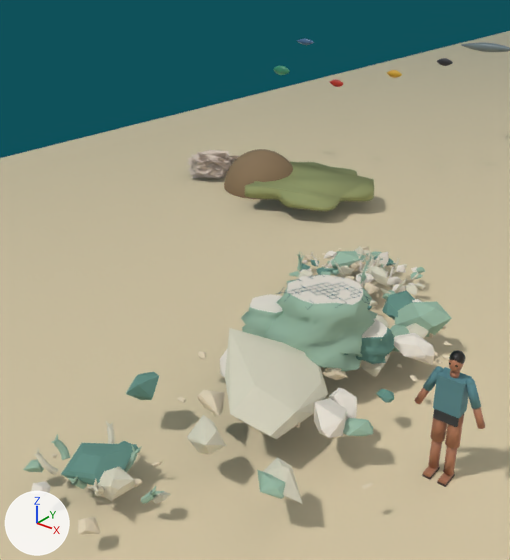
A saved change to the Blender file scenes/scene-3_shot-010_nara-rekam_v001.blend.
Both versions are drawn from a camera (50 mm lens) standing at (2.42, -6.59, 5.81) and looking at (-1.91, -1.18, 2.46). The lights are fixed; the arrows at lower left show +X, +Y and +Z. The picture after the commit comes second.
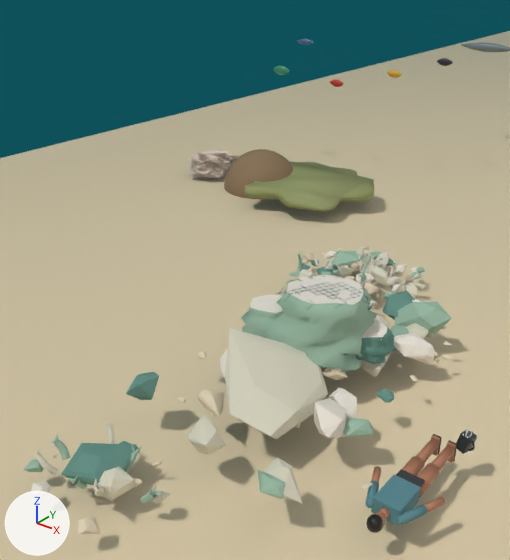
Commit message: fix(scene-3): baringkan nara dan rapikan framing shot 010

Where the change shows, as pixel boxes [x1, y1, x2, y2] in the pictures (510 x 560 px):
'CHR_nara_body', moved
    before: [433, 367, 472, 418]
    after: [371, 475, 421, 526]
'CHR_nara_thigh_L', moved
    before: [445, 415, 464, 449]
    after: [417, 463, 440, 496]
'CHR_nara_thigh_R', moved
    before: [430, 418, 447, 442]
    after: [402, 456, 424, 476]
'CHR_nara_upperarm_L', moved
    before: [466, 383, 481, 409]
    after: [402, 504, 427, 523]
'CHR_nara_hips', moved
    before: [433, 409, 465, 427]
    after: [396, 469, 425, 498]
'CHR_nara_shin_L', moved
    before: [443, 446, 457, 475]
    after: [432, 446, 454, 470]
'CHR_nara_shin_R', moved
    before: [428, 440, 442, 469]
    after: [416, 439, 439, 463]
'CHR_nara_hair', moved
    before: [449, 350, 465, 364]
    after: [366, 514, 383, 533]
'CHR_nara_forearm_L', moved
    before: [473, 407, 485, 429]
    after: [424, 497, 445, 512]
'CHR_nara_upperarm_R', moved
    before: [423, 369, 437, 391]
    after: [366, 481, 379, 500]
'PRP_camera_housing', moved, turned (not visible before)
    after: [456, 429, 477, 454]
'CHR_nara_forearm_R', moved
    before: [415, 387, 429, 404]
    after: [371, 466, 381, 483]
'CHR_nara_head', moved
    before: [449, 359, 464, 372]
    after: [374, 512, 386, 528]
'CHR_nara_foot_L', moved
    before: [438, 473, 454, 485]
    after: [447, 442, 456, 463]
'CHR_nara_foot_R', moved
    before: [423, 466, 439, 477]
    after: [431, 435, 440, 456]
'CHR_nara_neck', moved
    before: [450, 370, 460, 378]
    after: [379, 507, 390, 519]
'CHR_nara_shoulder_L', moved
    before: [465, 378, 475, 385]
    after: [397, 514, 406, 525]
'CHR_nara_shoulder_R', moved
    before: [434, 366, 444, 374]
    after: [365, 499, 374, 508]
'PRP_camera_handle', moved (not visible before)
    after: [468, 441, 475, 451]
'PRP_camera_strap', turned (not visible before)
    after: [463, 429, 472, 438]

The change, as a list of edits to the scene's bpy script:
```text
Change ob_chr_nara_neck:
    add ob_chr_nara_neck.parent = ob_ctl_nara_prone
Change ob_chr_nara_head:
    add ob_chr_nara_head.parent = ob_ctl_nara_prone
Change ob_chr_nara_hair:
    add ob_chr_nara_hair.parent = ob_ctl_nara_prone
Change ob_chr_nara_upperarm_l:
    add ob_chr_nara_upperarm_l.parent = ob_ctl_nara_prone
Change ob_chr_nara_forearm_l:
    add ob_chr_nara_forearm_l.parent = ob_ctl_nara_prone
Change ob_chr_nara_shoulder_l:
    add ob_chr_nara_shoulder_l.parent = ob_ctl_nara_prone
Change ob_chr_nara_upperarm_r:
    add ob_chr_nara_upperarm_r.parent = ob_ctl_nara_prone
Change ob_chr_nara_forearm_r:
    add ob_chr_nara_forearm_r.parent = ob_ctl_nara_prone
Change ob_chr_nara_shoulder_r:
    add ob_chr_nara_shoulder_r.parent = ob_ctl_nara_prone
Change ob_chr_nara_thigh_l:
    add ob_chr_nara_thigh_l.parent = ob_ctl_nara_prone
Change ob_chr_nara_shin_l:
    add ob_chr_nara_shin_l.parent = ob_ctl_nara_prone
Change ob_chr_nara_foot_l:
    add ob_chr_nara_foot_l.parent = ob_ctl_nara_prone
Change ob_chr_nara_thigh_r:
    add ob_chr_nara_thigh_r.parent = ob_ctl_nara_prone
Change ob_chr_nara_shin_r:
    add ob_chr_nara_shin_r.parent = ob_ctl_nara_prone
Change ob_chr_nara_foot_r:
    add ob_chr_nara_foot_r.parent = ob_ctl_nara_prone
Change ob_chr_nara_body:
    add ob_chr_nara_body.parent = ob_ctl_nara_prone
Change ob_chr_nara_hips:
    add ob_chr_nara_hips.parent = ob_ctl_nara_prone
Change ob_prp_camera_housing:
    ob_prp_camera_housing.location: (0.14, 0.09, -0.11) -> (0.14, 0.11, 0.54)
    ob_prp_camera_housing.rotation_euler: (1.367, 0.0617, 1.371) -> (2.642, -1.362, 0.302)  # degrees (78, 3.5, 79) -> degrees (151, -78, 17)
Change ob_prp_camera_handle:
    ob_prp_camera_handle.location: (0.14, 0.09, -0.11) -> (0.14, 0.11, 0.54)
Change ob_prp_camera_strap:
    ob_prp_camera_strap.rotation_euler: (1.367, 0.0617, 1.371) -> (2.642, -1.362, 0.302)  # degrees (78, 3.5, 79) -> degrees (151, -78, 17)
Add ob_ctl_nara_prone:
    ob_ctl_nara_prone = bpy.data.objects.new('CTL_nara_prone', None)
    ob_ctl_nara_prone.location = (0.0, 0.0, 0.45)
    ob_ctl_nara_prone.rotation_euler = (1.571, 0.0, 0.0)  # degrees (90, 0, 0)
```
